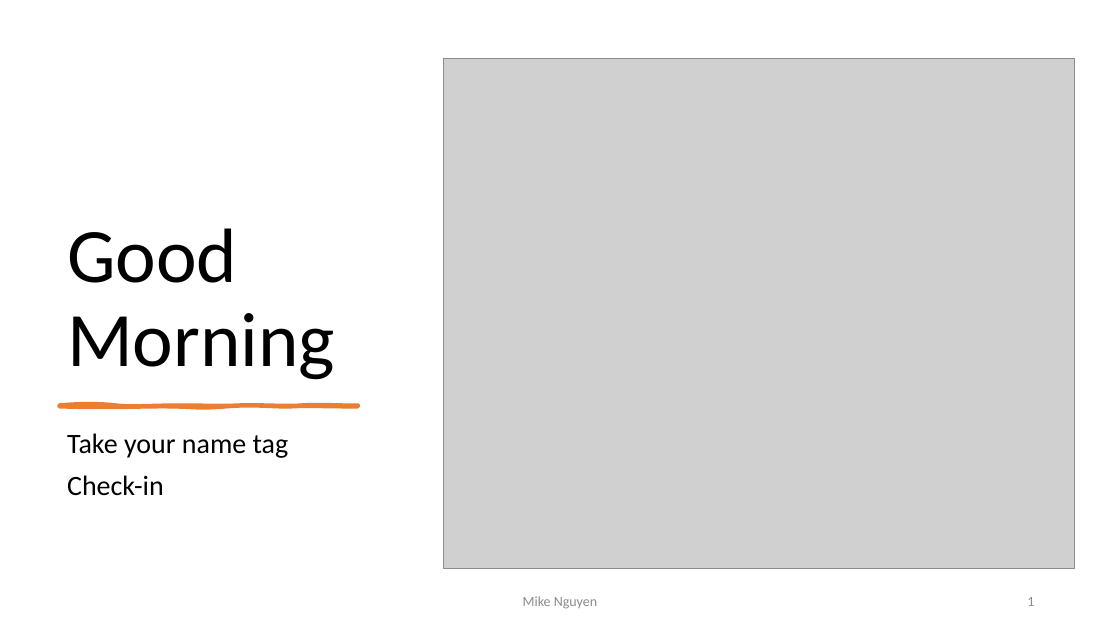
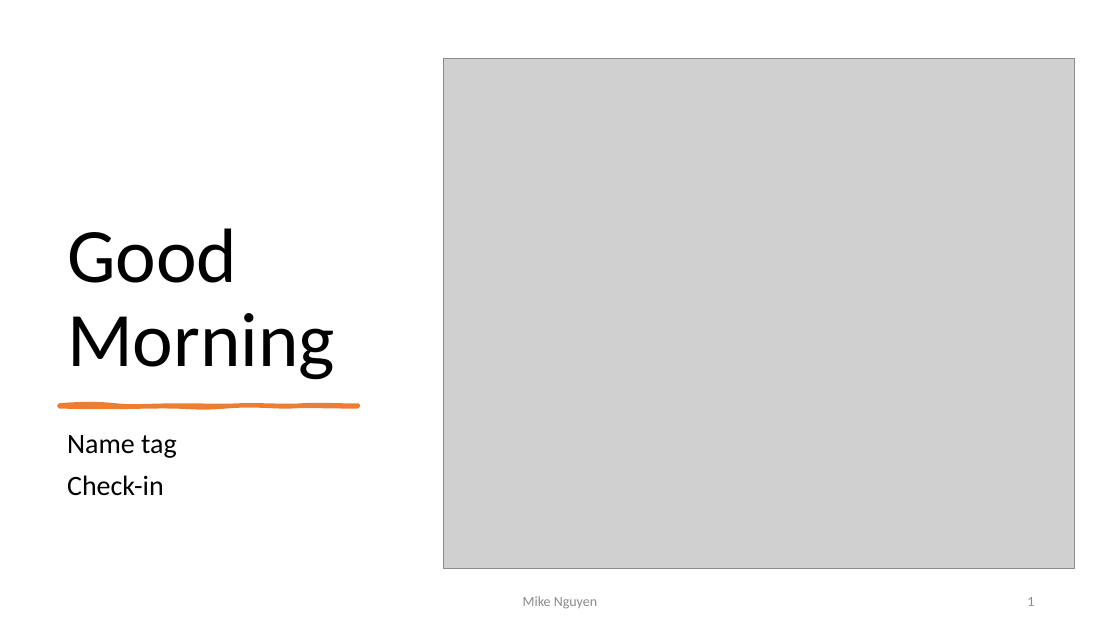
Before and after one commit to mikenguyen13/mar4050_S23_2, a slide deck: slide 1 of lectures/10/1_Data Analysis.pptx. Drawn at 1120x630 pixels with LibreOffice and Linux fonts; fonts in the diff are those of the drawing; grey boxes stand for pictures. Boxes give left, top, right and bottom in pixels: in the first picture for what was removed or moved away, otherwise in the second. Text is boxed around its words. In the diff, an @@ line names an element or a change of style, - is before the commit and + after.

```diff
--- a/lectures/10/1_Data Analysis.pptx
+++ b/lectures/10/1_Data Analysis.pptx
@@ subtitle at (67,435,177,458): text changed @@
-Take your name tag
+Name tag
```
Also in this commit, not shown: 1 other slide changed, 1 other file.
